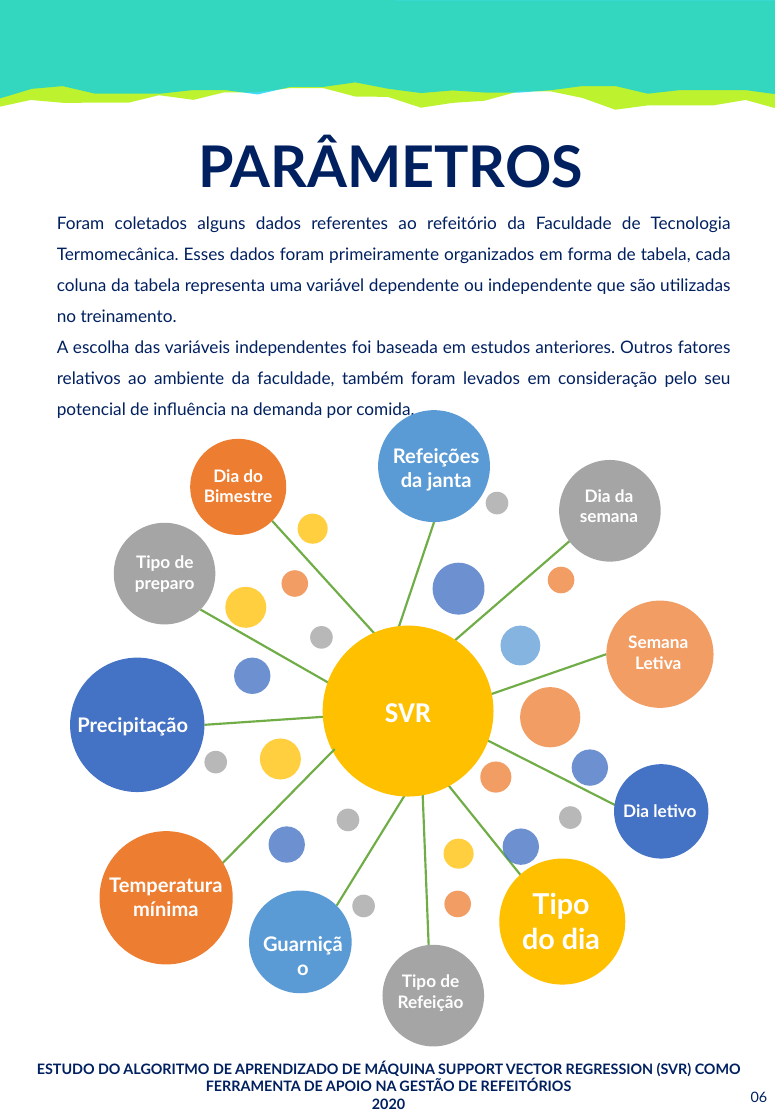
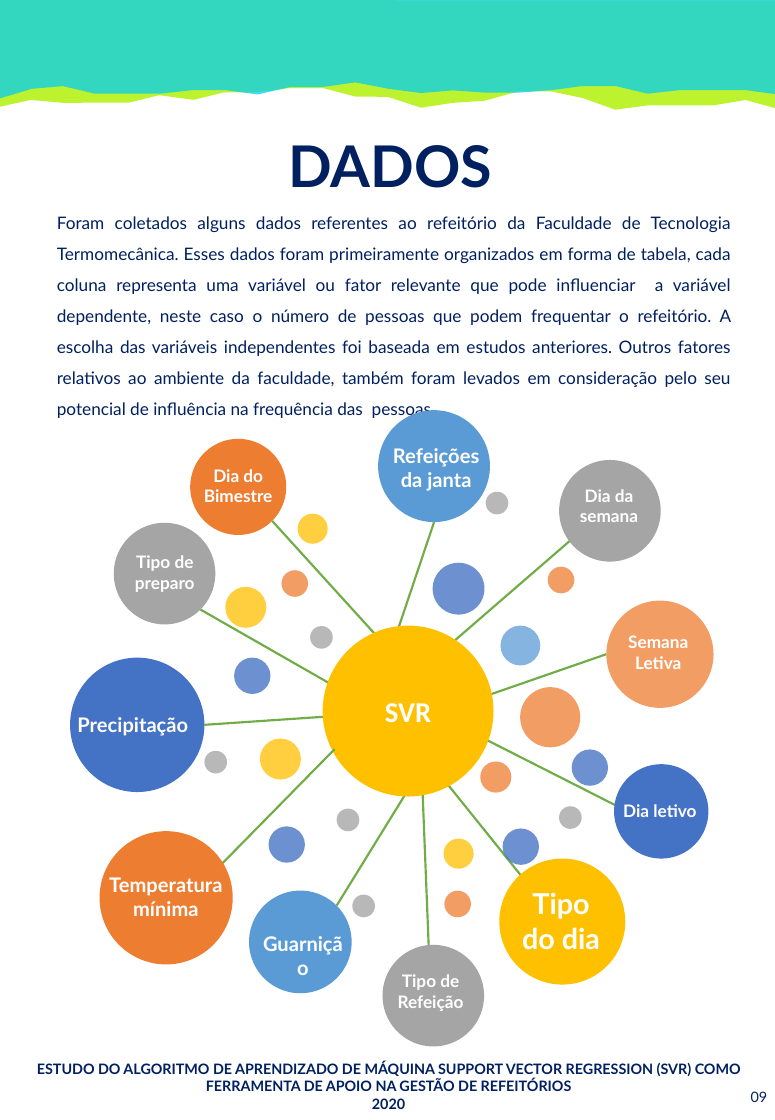
Before and after one commit to SrMartis/TCC1, a slide deck: slide 9 of Relatório Técnico - Revisão.pptx (slide 6 before the commit). Drawn at 775x1120 pixels with LibreOffice and Linux fonts; fonts in the diff are those of the drawing. Boxes give left, top, right and bottom in pixels: in the first picture for what was removed or moved away, otherwise in the second. Text is boxed around its words. In the diff, an @@ line names an element or a change of style, - is before the commit and + after.

```diff
--- a/Relatório Técnico - Revisão.pptx
+++ b/Relatório Técnico - Revisão.pptx
@@ text at bbox=[289, 145, 493, 188]: text changed @@
-PARÂMETROS
+DADOS
@@ text at bbox=[57, 216, 732, 420]: text changed @@
-Foram coletados alguns dados referentes ao refeitório da Faculdade de Tecnologia Termomecânica. Esses dados foram primeiramente organizados em forma de tabela, cada coluna da tabela representa uma variável dependente ou independente que são utilizadas no treinamento.
-A escolha das variáveis independentes foi baseada em estudos anteriores. Outros fatores relativos ao ambiente da faculdade, também foram levados em consideração pelo seu potencial de influência na demanda por comida.
+Foram coletados alguns dados referentes ao refeitório da Faculdade de Tecnologia Termomecânica. Esses dados foram primeiramente organizados em forma de tabela, cada coluna representa uma variável ou fator relevante que pode influenciar a variável dependente, neste caso o número de pessoas que podem frequentar o refeitório. A escolha das variáveis independentes foi baseada em estudos anteriores. Outros fatores relativos ao ambiente da faculdade, também foram levados em consideração pelo seu potencial de influência na frequência das pessoas.
@@ page number at bbox=[751, 1091, 768, 1102]: text changed @@
-06
+09
```
Also in this commit, not shown: 7 other slides changed, 4 slides added.
